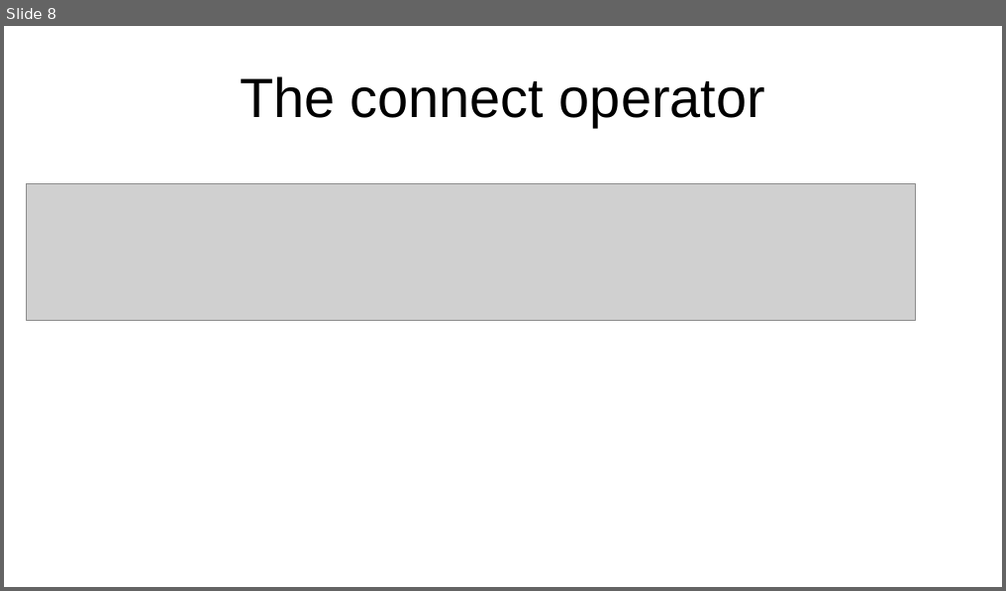
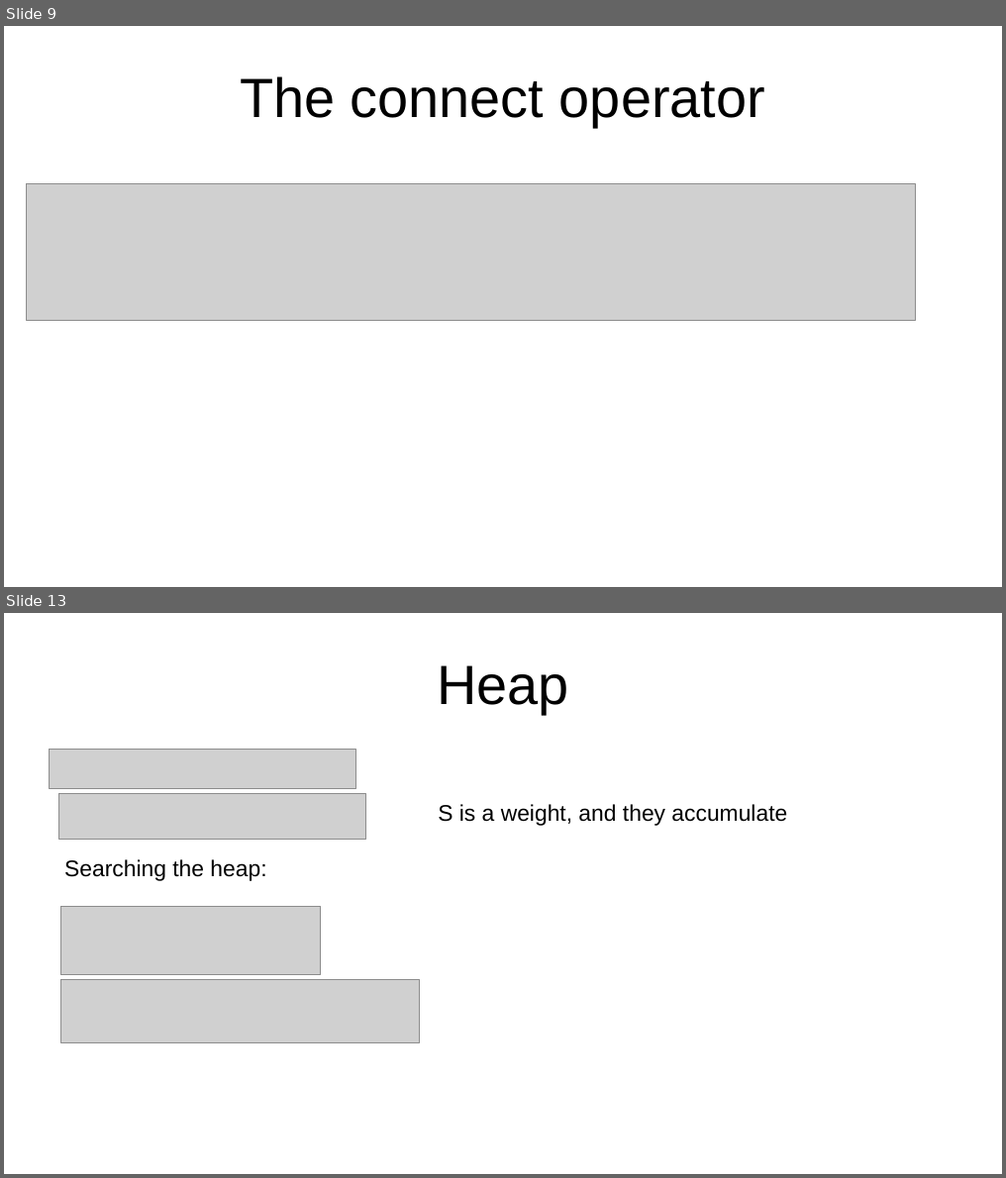
Before and after one commit to ThomdenDK/POCS, a slide deck: POCS_Exam.odp. Shown one above the other, each under a label of ours: slide 8 before the commit, slides 9 and 13 after it; the slides between them are not shown. The pictures are 1006x591 and 1006x1178 pixels, drawn with LibreOffice and Linux fonts; fonts in the diff are those of the drawing; grey boxes stand for pictures. Boxes give left, top, right and bottom in pixels: in the first picture for what was removed or moved away, otherwise in the second. Text is boxed around its words. In the diff, an @@ line names an element or a change of style, - is before the commit and + after.

```diff
--- a/POCS_Exam.odp
+++ b/POCS_Exam.odp
@@ slide 13 added at (4,613,1002,1174), background #FFFFFF @@
@@ title added at (437,665,569,714), 44 pt, text #000000 @@
+Heap
@@ picture added at (50,749,356,788) @@
@@ picture added at (58,794,366,840) @@
@@ text added at (438,804,787,826), 18 pt, text #000000 @@
+S is a weight, and they accumulate
@@ text added at (64,860,266,881), 18 pt, text #000000 @@
+Searching the heap:
@@ picture added at (61,906,321,975) @@
@@ picture added at (61,979,421,1043) @@
@@ what was slide 8 is now slide 9 @@
```
Also in this commit, not shown: 4 slides changed, 13 other slides added, 3 other files.
